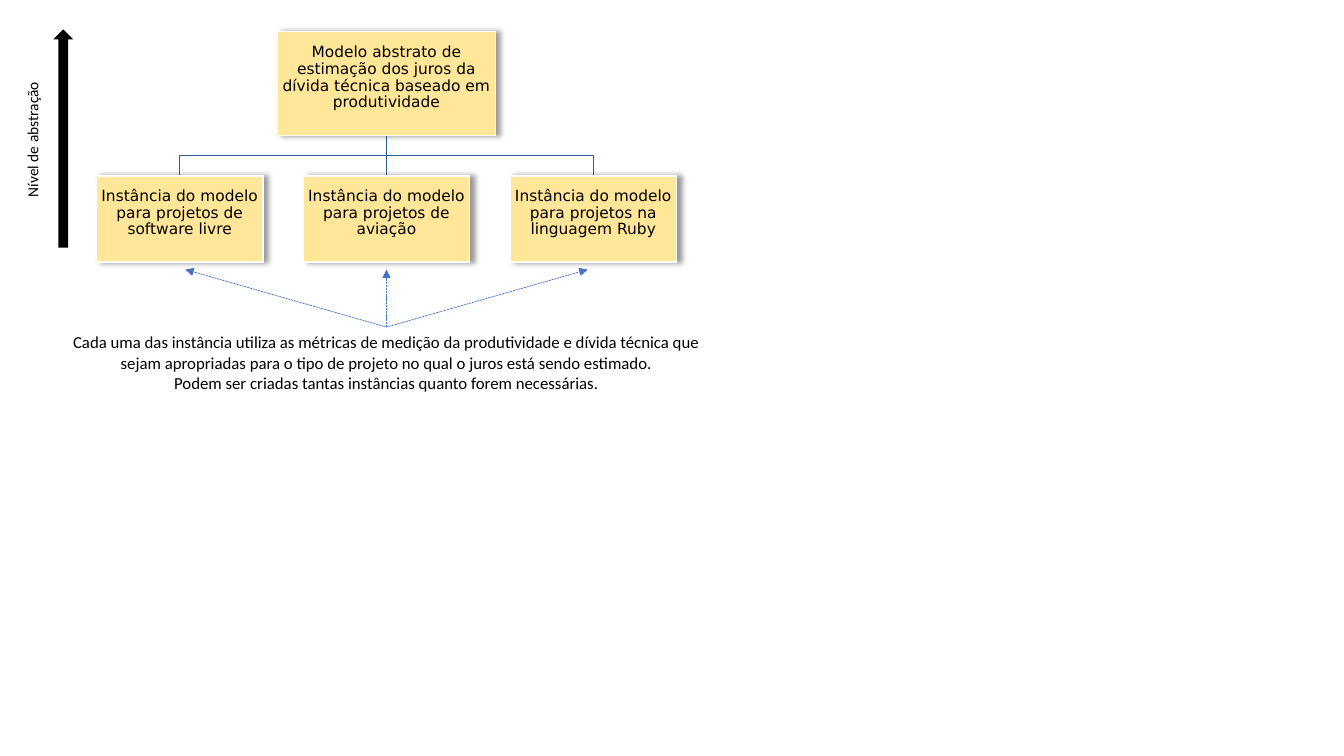
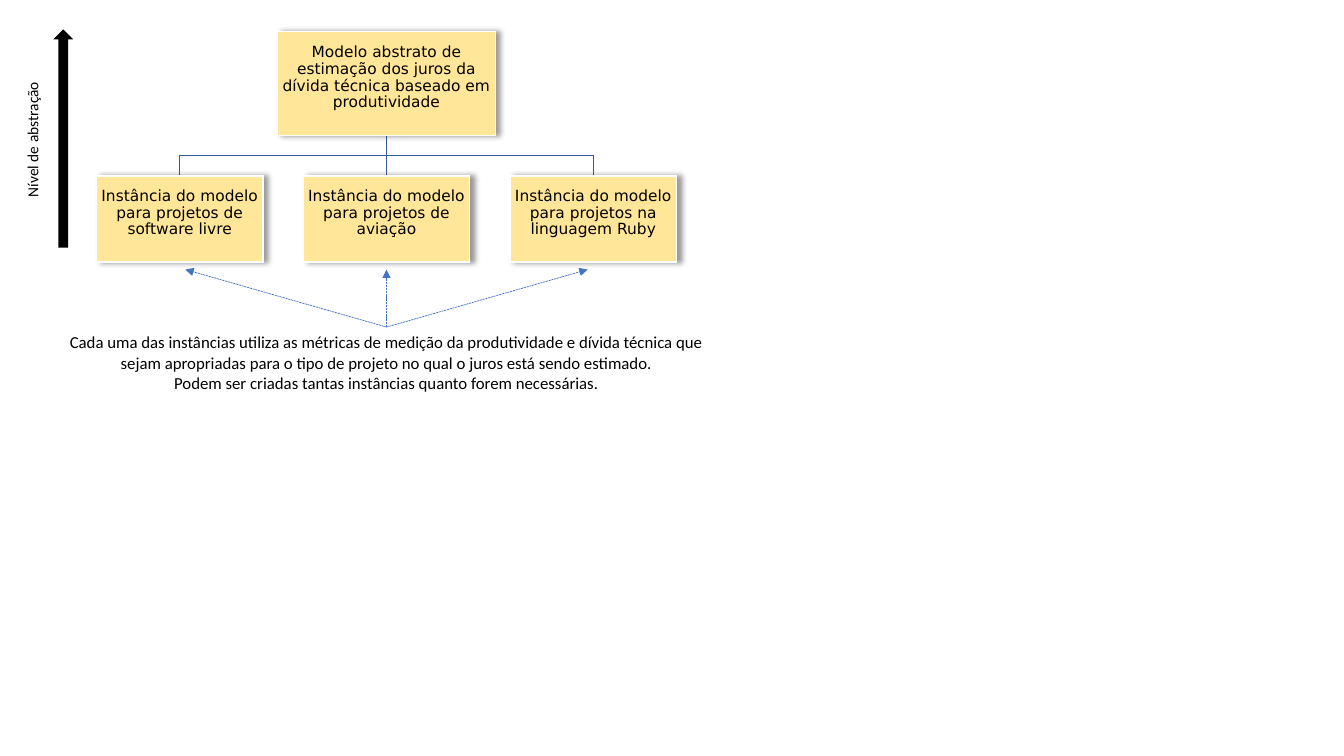
Before and after one commit to Jandisson/tese, a slide deck: slide 1 of figuras/capitulo_metodo/NiveisDeAbstracoesModelo.pptx. Drawn at 1344x756 pixels with LibreOffice and Linux fonts; fonts in the diff are those of the drawing. Boxes give left, top, right and bottom in pixels: in the first picture for what was removed or moved away, otherwise in the second. Text is boxed around its words. In the diff, an @@ line names an element or a change of style, - is before the commit and + after.

Commit message:
Primeira versao do capitulo do modelo de estimacao dos juros da divida tecnica

```diff
--- a/figuras/capitulo_metodo/NiveisDeAbstracoesModelo.pptx
+++ b/figuras/capitulo_metodo/NiveisDeAbstracoesModelo.pptx
@@ text at [70, 336, 702, 372]: text changed @@
-Cada uma das instância utiliza as métricas de medição da produtividade e dívida técnica que sejam apropriadas para o tipo de projeto no qual o juros está sendo estimado.
+Cada uma das instâncias utiliza as métricas de medição da produtividade e dívida técnica que sejam apropriadas para o tipo de projeto no qual o juros está sendo estimado.
```
Also in this commit, not shown: 25 other files.
